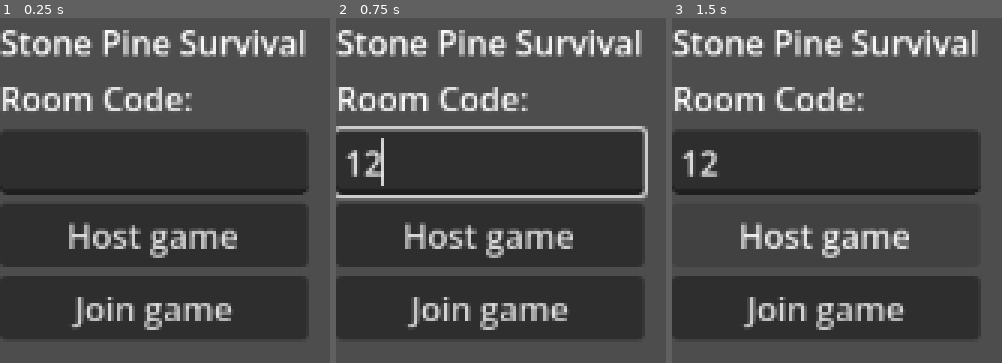
Above: before the commit, frames 1-3 (left to right).
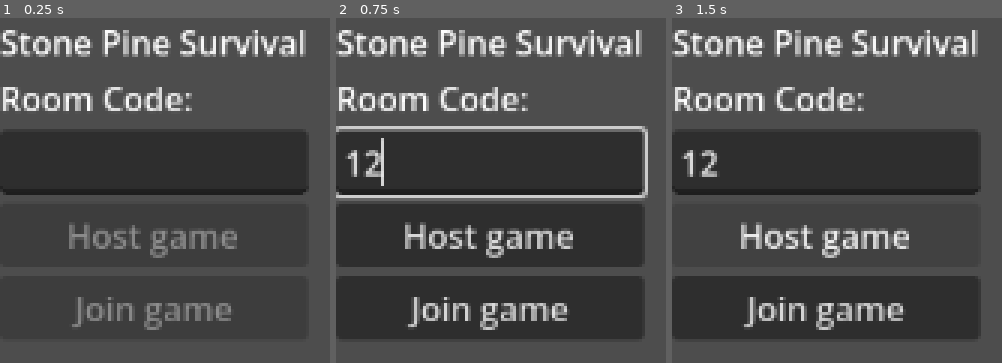
Above: after the commit, the same moments.

Repository: orcakt/gamejam-feb-2026
Game: Godot game, scene res://ui/main/main_menu.tscn
Same seed, same stepped clock (60 frames per second), same inputs: the game is played once before the commit and once after it.
Inputs (mouse positions are in pixels of both pictures, inside the frame that each line leads up to):
- Up to frame 1 (0.25 s): no input
- Up to frame 2 (0.75 s): click (491, 162) at 0.52 s; type "12" at 0.6 s
- Up to frame 3 (1.5 s): click "Host game" at 1.25 s

The runs differ from the first frame. In frame 1, 2.7% of the frame differs, in the area x 20-72%, y 60-91%; in frame 2, nothing differs; in frame 3, nothing differs.

Commit message:
Wire up buttons to host and join games

Diff:
--- a/stone-pine-survival/project.godot
+++ b/stone-pine-survival/project.godot
@@ -22,6 +22,7 @@
 [autoload]
 
 GM="*uid://wc03ne58onqi"
+NetworkManager="*res://systems/multiplayer/multiplayer_manager.tscn"
 
 [editor_plugins]
 
--- a/stone-pine-survival/ui/main/main_menu.gd
+++ b/stone-pine-survival/ui/main/main_menu.gd
@@ -1,11 +1,77 @@
 extends Control
 
+@onready var room_code_input: LineEdit = %RoomCodeInput
+@onready var host_button: Button = %HostButton
+@onready var join_button: Button = %JoinButton
 
-# Called when the node enters the scene tree for the first time.
-func _ready() -> void:
-	pass # Replace with function body.
+var _is_connecting: bool = false
 
 
-# Called every frame. 'delta' is the elapsed time since the previous frame.
-func _process(delta: float) -> void:
-	pass
+func _ready() -> void:
+	_update_button_states()
+
+	room_code_input.text_changed.connect(_on_room_code_changed)
+	host_button.pressed.connect(_on_host_pressed)
+	join_button.pressed.connect(_on_join_pressed)
+
+	NetworkManager.relay_peer_connected.connect(_on_connection_success)
+	NetworkManager.relay_peer_connection_failed.connect(_on_connection_failed)
+
+
+func _on_room_code_changed(_new_text: String) -> void:
+	_update_button_states()
+
+
+func _update_button_states() -> void:
+	var has_text: bool = room_code_input.text.strip_edges().length() > 0
+	var can_interact: bool = has_text and not _is_connecting
+
+	host_button.disabled = not can_interact
+	join_button.disabled = not can_interact
+
+	if _is_connecting:
+		host_button.text = "Connecting..."
+		join_button.text = "Connecting..."
+	else:
+		host_button.text = "Host game"
+		join_button.text = "Join game"
+
+
+func _on_host_pressed() -> void:
+	_attempt_connection("host")
+
+
+func _on_join_pressed() -> void:
+	_attempt_connection("join")
+
+
+func _attempt_connection(mode: String) -> void:
+	if _is_connecting:
+		return
+
+	var room_code: String = room_code_input.text.strip_edges()
+	if room_code.is_empty():
+		return
+
+	_is_connecting = true
+	_update_button_states()
+
+	if mode == "host":
+		NetworkManager.host_game(room_code)
+	else:
+		NetworkManager.join_game(room_code)
+
+
+func _on_connection_success() -> void:
+	_is_connecting = false
+	print("Main Menu: Connection successful, transitioning to game world")
+
+	# Transition to game world
+	get_tree().change_scene_to_file("res://world/world.tscn")
+
+
+func _on_connection_failed() -> void:
+	_is_connecting = false
+	_update_button_states()
+
+	push_error("Connection Error: Failed to connect. Please check your room code and try again.")
--- a/stone-pine-survival/ui/main/main_menu.tscn
+++ b/stone-pine-survival/ui/main/main_menu.tscn
@@ -28,11 +28,14 @@
 
 [node name="RoomCodeInput" type="LineEdit" parent="VBoxContainer" unique_id=1696011104]
 layout_mode = 2
+unique_name_in_owner = true
 
 [node name="HostButton" type="Button" parent="VBoxContainer" unique_id=933761950]
 layout_mode = 2
+unique_name_in_owner = true
 text = "Host game"
 
 [node name="JoinButton" type="Button" parent="VBoxContainer" unique_id=860685893]
 layout_mode = 2
+unique_name_in_owner = true
 text = "Join game"
